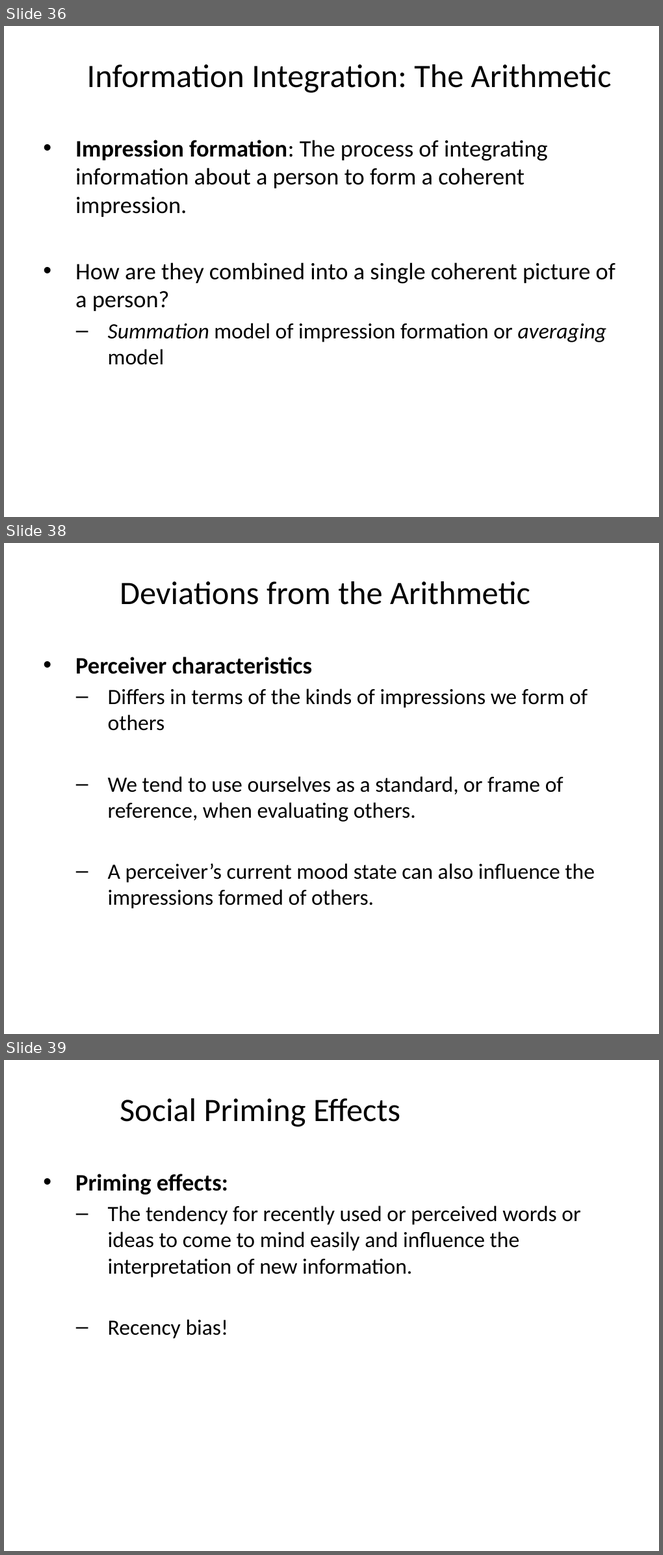
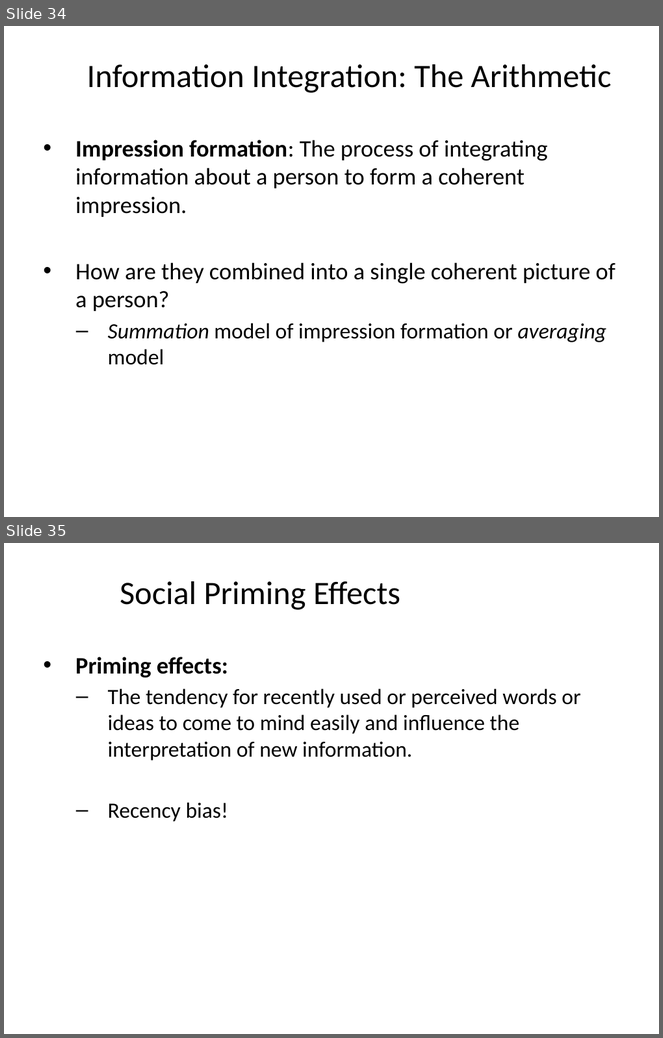
Before and after one commit to npm27/Teaching-Materials, a slide deck: Social Psych/Slides/5 Percieving Persons.pptx. Shown one above the other, each under a label of ours: slides 36, 38 and 39 before the commit, slides 34 and 35 after it; the slides between them are not shown. The pictures are 663x1555 and 663x1038 pixels, drawn with LibreOffice and Linux fonts; fonts in the diff are those of the drawing. Boxes give left, top, right and bottom in pixels: in the first picture for what was removed or moved away, otherwise in the second. Text is boxed around its words. In the diff, an @@ line names an element or a change of style, - is before the commit and + after.

```diff
--- a/Social Psych/Slides/5 Percieving Persons.pptx
+++ b/Social Psych/Slides/5 Percieving Persons.pptx
@@ slide 38 removed at [4,543,659,1034], background #FFFFFF @@
@@ title removed at [120,581,530,605] @@
-Deviations from the Arithmetic
@@ text removed at [76,657,595,909] @@
-• Perceiver characteristics
-  – Differs in terms of the kinds of impressions we form of others
-  – We tend to use ourselves as a standard, or frame of reference, when evaluating others.
-  – A perceiver’s current mood state can also influence the impressions formed of others.
@@ what was slide 36 is now slide 34 @@
@@ what was slide 39 is now slide 35 @@
```
Also in this commit, not shown: 10 slides changed, 1 slide added, 7 other slides removed, 1 other file.
